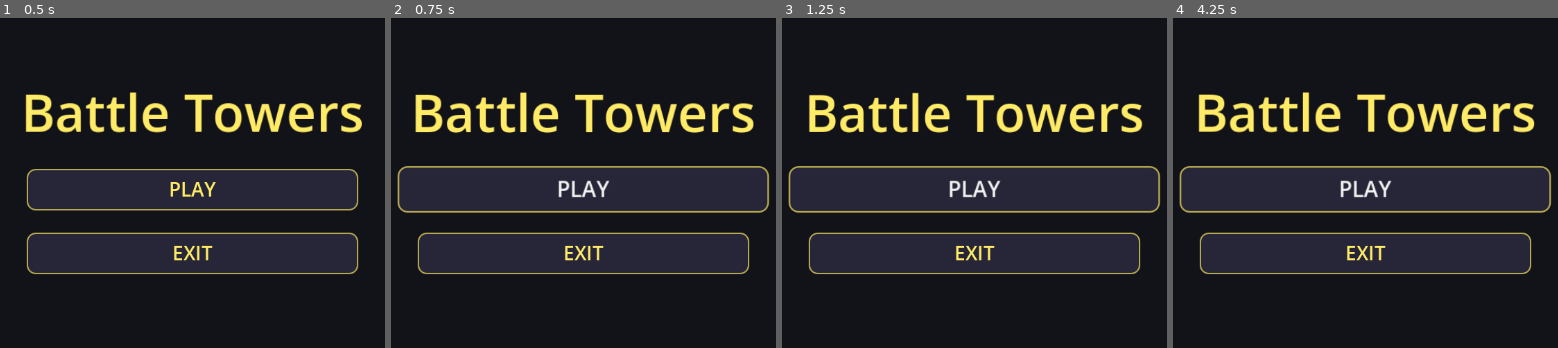
Above: before the commit, frames 1-4 (left to right).
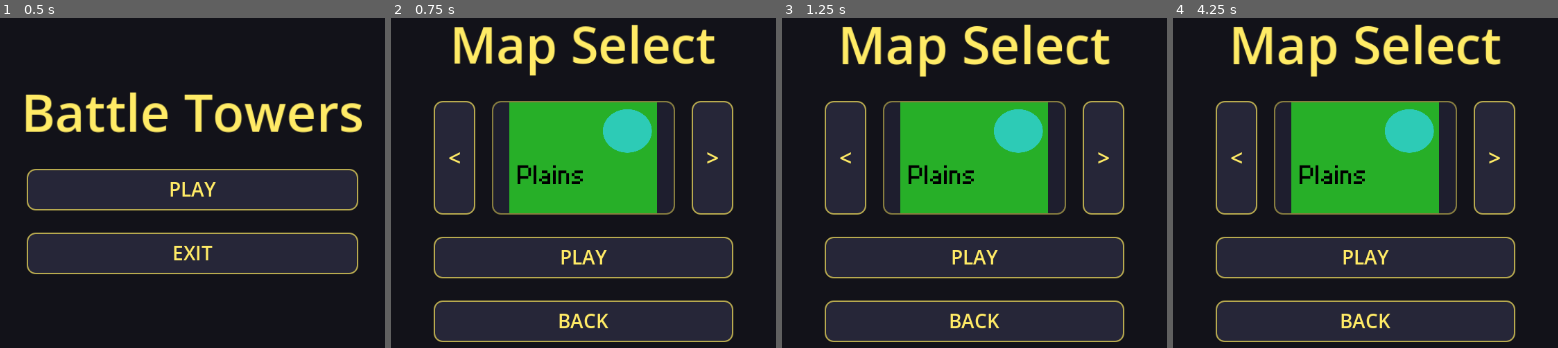
Above: after the commit, the same moments.

Repository: Matthewfrogman/Battle_towers
Game: Godot game, scene res://scenes/main_menu.tscn
Same seed, same stepped clock (60 frames per second), same inputs: the game is played once before the commit and once after it.
Inputs (mouse positions are in pixels of both pictures, inside the frame that each line leads up to):
- Up to frame 1 (0.5 s): no input
- Up to frame 2 (0.75 s): click "PLAY" at 0.5 s
- Up to frame 3 (1.25 s): no input
- Up to frame 4 (4.25 s): click (1234, 156) at 1.25 s, where only the run after the commit has a clickable "<"; click (1496, 156) at 2 s, where only the run after the commit has a clickable ">"; click (1365, 321) at 2.75 s, where only the run after the commit has a clickable "BACK"; click "PLAY" at 3.5 s

Frame 1 is identical in both runs. In frame 2, 42% of the frame differs, in the area x 1-99%, y 2-99%; in frame 3, 42%; in frame 4, 42%, in the area x 1-99%, y 1-99%.

Commit message:
mapselect added
yeah

Diff:
--- a/scenes/main_menu.gd
+++ b/scenes/main_menu.gd
@@ -50,7 +50,6 @@
 	var btn = Button.new()
 	btn.text = label_text
 	btn.custom_minimum_size = Vector2(220, 60)
-
 	var style = StyleBoxFlat.new()
 	style.bg_color = Color(0.15, 0.15, 0.22)
 	style.border_color = Color(1.0, 0.92, 0.4, 0.7)
@@ -80,7 +79,8 @@
 
 
 func _on_play_pressed() -> void:
-	print("start map select scene")
+	get_tree().change_scene_to_file("res://scenes/map_select.tscn")
+
 
 func _on_exit_pressed() -> void:
 	get_tree().quit()
--- /dev/null
+++ b/scenes/map_select.gd
@@ -0,0 +1,154 @@
+extends Control
+
+const MAPS = ["Map 1", "Map 2", "Map 3"]
+const MAP_IMAGES = [
+	"res://scenes/mapsforselect/plains.png",
+	"res://scenes/mapsforselect/volcano.png",
+	"res://scenes/mapsforselect/chaos.png"
+]
+const BUTTON_HOVER  = 1.12
+const TWEEN_SPEED   = 0.15
+const BREATHE_SCALE = 0.04
+const BREATHE_SPEED = 2.0
+
+var current_index := 0
+var title_label : Label
+var map_image : TextureRect
+var breathe_time := 0.0
+
+func _ready() -> void:
+	set_anchors_and_offsets_preset(Control.PRESET_FULL_RECT)
+
+	var bg = ColorRect.new()
+	bg.set_anchors_and_offsets_preset(Control.PRESET_FULL_RECT)
+	bg.color = Color(0.07, 0.07, 0.10)
+	add_child(bg)
+
+	var center = CenterContainer.new()
+	center.set_anchors_and_offsets_preset(Control.PRESET_FULL_RECT)
+	add_child(center)
+
+	var vbox = VBoxContainer.new()
+	vbox.alignment = BoxContainer.ALIGNMENT_CENTER
+	vbox.add_theme_constant_override("separation", 32)
+	center.add_child(vbox)
+
+	title_label = Label.new()
+	title_label.text = "Map Select"
+	title_label.horizontal_alignment = HORIZONTAL_ALIGNMENT_CENTER
+	title_label.add_theme_font_size_override("font_size", 72)
+	title_label.add_theme_color_override("font_color", Color(1.0, 0.92, 0.4))
+	vbox.add_child(title_label)
+
+	var hbox = HBoxContainer.new()
+	hbox.alignment = BoxContainer.ALIGNMENT_CENTER
+	hbox.add_theme_constant_override("separation", 24)
+	vbox.add_child(hbox)
+
+	var left_btn = _make_arrow_button("<")
+	left_btn.pressed.connect(_on_left)
+	hbox.add_child(left_btn)
+
+	var frame = PanelContainer.new()
+	frame.custom_minimum_size = Vector2(260, 160)
+	var frame_style = StyleBoxFlat.new()
+	frame_style.bg_color = Color(0.12, 0.12, 0.18)
+	frame_style.border_color = Color(1.0, 0.92, 0.4, 0.5)
+	frame_style.set_border_width_all(2)
+	frame_style.set_corner_radius_all(12)
+	frame.add_theme_stylebox_override("panel", frame_style)
+	hbox.add_child(frame)
+
+	map_image = TextureRect.new()
+	map_image.custom_minimum_size = Vector2(260, 160)
+	map_image.stretch_mode = TextureRect.STRETCH_KEEP_ASPECT_CENTERED
+	map_image.expand_mode = TextureRect.EXPAND_FIT_WIDTH_PROPORTIONAL
+	map_image.texture = load(MAP_IMAGES[current_index])
+	frame.add_child(map_image)
+
+	var right_btn = _make_arrow_button(">")
+	right_btn.pressed.connect(_on_right)
+	hbox.add_child(right_btn)
+
+	var play_btn = _make_button("PLAY")
+	play_btn.pressed.connect(_on_play)
+	vbox.add_child(play_btn)
+
+	var back_btn = _make_button("BACK")
+	back_btn.pressed.connect(_on_back)
+	vbox.add_child(back_btn)
+
+	for btn in [play_btn, back_btn]:
+		btn.mouse_entered.connect(_on_hover.bind(btn, true))
+		btn.mouse_exited.connect(_on_hover.bind(btn, false))
+
+	for btn in [left_btn, right_btn]:
+		btn.mouse_entered.connect(_on_hover.bind(btn, true))
+		btn.mouse_exited.connect(_on_hover.bind(btn, false))
+
+
+func _make_button(label_text: String) -> Button:
+	var btn = Button.new()
+	btn.text = label_text
+	btn.custom_minimum_size = Vector2(220, 60)
+	var style = StyleBoxFlat.new()
+	style.bg_color = Color(0.15, 0.15, 0.22)
+	style.border_color = Color(1.0, 0.92, 0.4, 0.7)
+	style.set_border_width_all(2)
+	style.set_corner_radius_all(12)
+	btn.add_theme_stylebox_override("normal", style)
+	btn.add_theme_stylebox_override("hover", style)
+	btn.add_theme_stylebox_override("pressed", style)
+	btn.add_theme_font_size_override("font_size", 28)
+	btn.add_theme_color_override("font_color", Color(1.0, 0.92, 0.4))
+	return btn
+
+
+func _make_arrow_button(label_text: String) -> Button:
+	var btn = Button.new()
+	btn.text = label_text
+	btn.custom_minimum_size = Vector2(60, 60)
+	var style = StyleBoxFlat.new()
+	style.bg_color = Color(0.15, 0.15, 0.22)
+	style.border_color = Color(1.0, 0.92, 0.4, 0.7)
+	style.set_border_width_all(2)
+	style.set_corner_radius_all(12)
+	btn.add_theme_stylebox_override("normal", style)
+	btn.add_theme_stylebox_override("hover", style)
+	btn.add_theme_stylebox_override("pressed", style)
+	btn.add_theme_font_size_override("font_size", 32)
+	btn.add_theme_color_override("font_color", Color(1.0, 0.92, 0.4))
+	return btn
+
+
+func _on_hover(btn: Button, hovering: bool) -> void:
+	var target = BUTTON_HOVER if hovering else 1.0
+	var tween = create_tween()
+	tween.set_trans(Tween.TRANS_SINE).set_ease(Tween.EASE_OUT)
+	tween.tween_property(btn, "scale", Vector2(target, target), TWEEN_SPEED)
+	btn.pivot_offset = btn.size / 2.0
+
+
+func _process(delta: float) -> void:
+	breathe_time += delta * BREATHE_SPEED
+	var s = 1.0 + sin(breathe_time) * BREATHE_SCALE
+	title_label.scale = Vector2(s, s)
+	title_label.pivot_offset = title_label.size / 2.0
+
+
+func _on_left() -> void:
+	current_index = (current_index - 1 + MAPS.size()) % MAPS.size()
+	map_image.texture = load(MAP_IMAGES[current_index])
+
+
+func _on_right() -> void:
+	current_index = (current_index + 1) % MAPS.size()
+	map_image.texture = load(MAP_IMAGES[current_index])
+
+
+func _on_play() -> void:
+	print("Launch map: ", MAPS[current_index])
+
+
+func _on_back() -> void:
+	get_tree().change_scene_to_file("res://scenes/main_menu.tscn")
--- /dev/null
+++ b/scenes/map_select.tscn
@@ -0,0 +1,10 @@
+[gd_scene format=3 uid="uid://b1mb3y8tjuys2"]
+
+[ext_resource type="Script" uid="uid://bfdpykhfk60rk" path="res://scenes/map_select.gd" id="1_h1ldm"]
+
+[node name="Map Select" type="Control" unique_id=578022152]
+layout_mode = 3
+anchors_preset = 0
+offset_right = 40.0
+offset_bottom = 40.0
+script = ExtResource("1_h1ldm")
Not shown, added: scenes/map_select.gd.uid
Binary file added: scenes/mapsforselect/chaos.png
Not shown, added: scenes/mapsforselect/chaos.png.import
Binary file added: scenes/mapsforselect/plains.png
Not shown, added: scenes/mapsforselect/plains.png.import
Binary file added: scenes/mapsforselect/volcano.png
Not shown, added: scenes/mapsforselect/volcano.png.import
